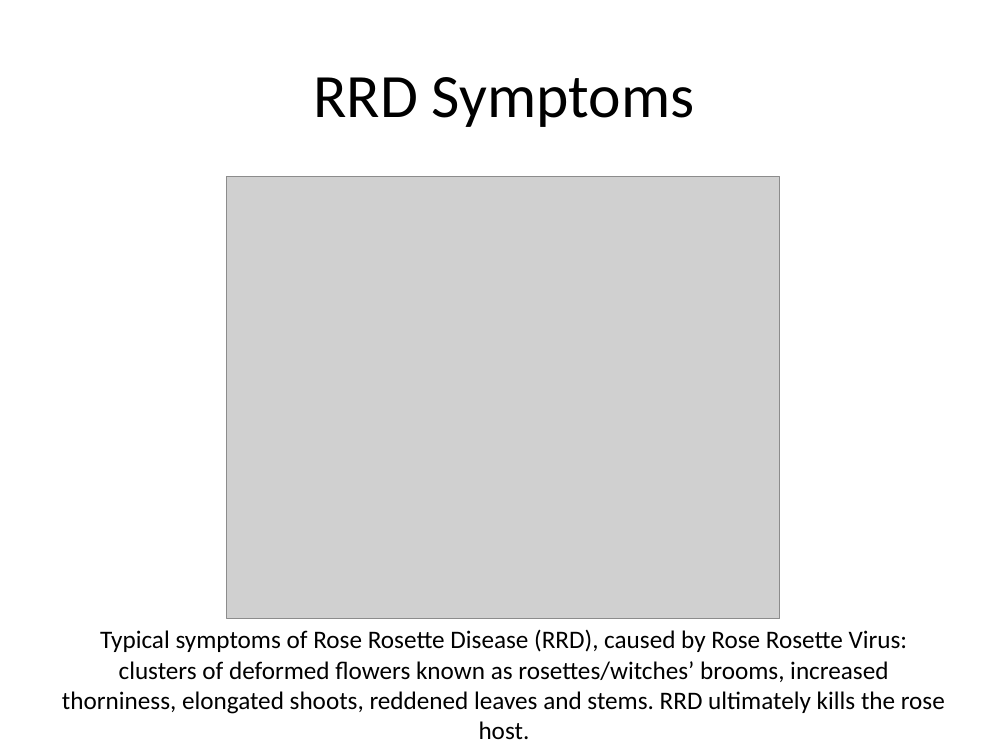
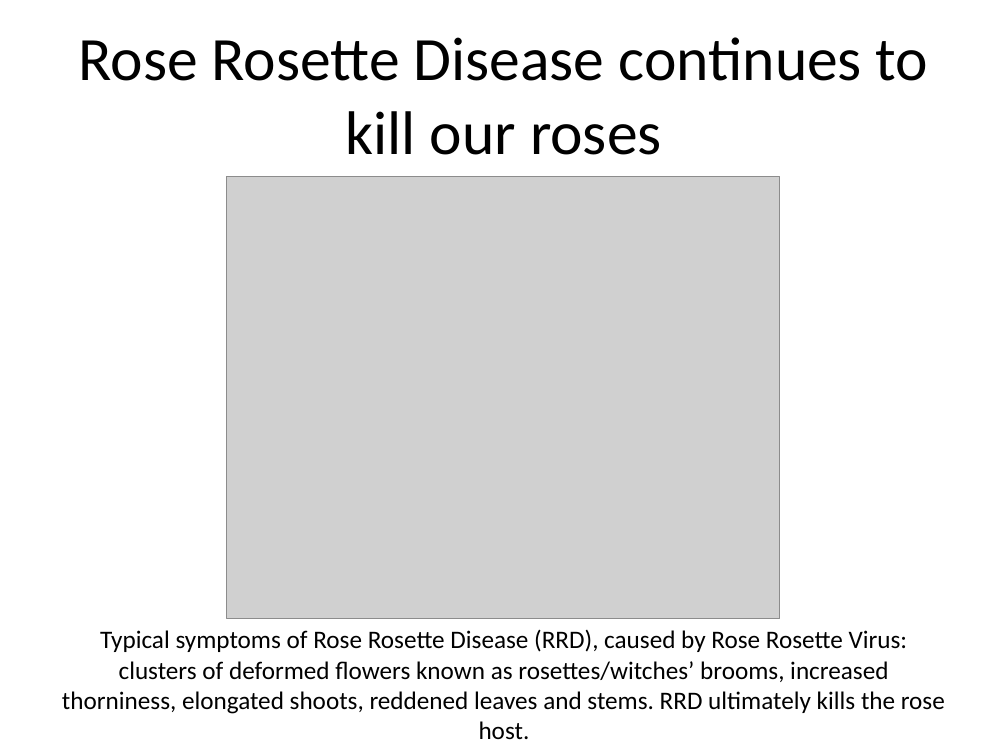
Before and after one commit to fiferworks/conference-presentations, a slide deck: slide 2 of asa-presentation-2021-denver.pptx (slide 3 before the commit). Drawn at 1008x756 pixels with LibreOffice and Linux fonts; fonts in the diff are those of the drawing; grey boxes stand for pictures. Boxes give left, top, right and bottom in pixels: in the first picture for what was removed or moved away, otherwise in the second. Text is boxed around its words. In the diff, an @@ line names an element or a change of style, - is before the commit and + after.

```diff
--- a/asa-presentation-2021-denver.pptx
+++ b/asa-presentation-2021-denver.pptx
@@ title at (78,37,928,155): text changed @@
-RRD Symptoms
+Rose Rosette Disease continues to kill our roses
```
Also in this commit, not shown: 3 other slides changed, 1 slide added, 29 slides removed, 56 other files.
